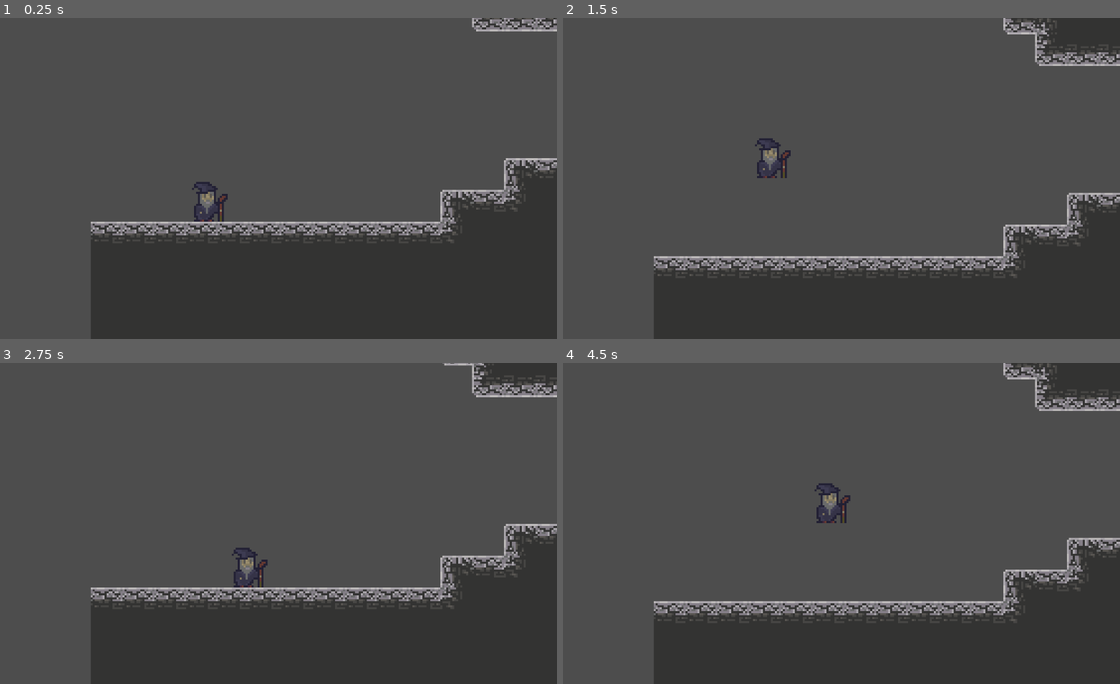
Above: before the commit, frames 1-4 (two rows, left to right).
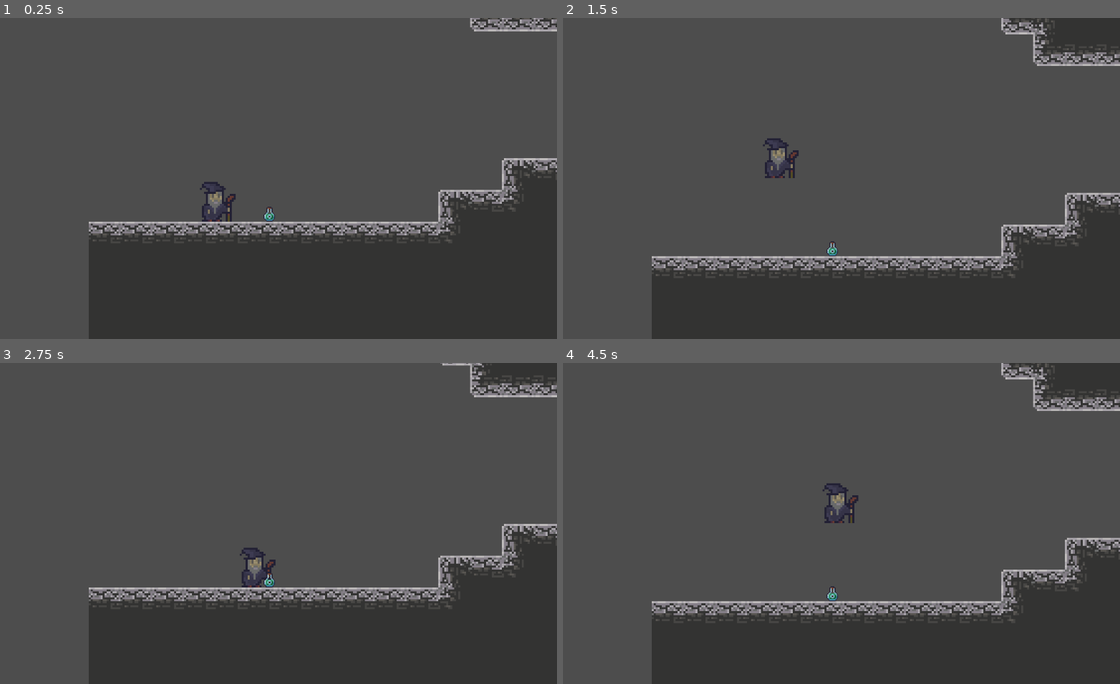
Above: after the commit, the same moments.

Repository: jhyjek/BrewBound
Game: Godot game, scene res://Scenes/testlevel.tscn
Same seed, same stepped clock (60 frames per second), same inputs: the game is played once before the commit and once after it.
Inputs:
- Up to frame 1 (0.25 s): no input
- Up to frame 2 (1.5 s): tap Enter at 0.5 s; tap D (D) at 0.6 s; tap Space (space) at 1.25 s; tap A (A) at 1.35 s
- Up to frame 3 (2.75 s): tap D (D) at 1.55, 2.1 s
- Up to frame 4 (4.5 s): tap Enter at 2.75 s; tap Space (space) at 2.85, 4.25 s; tap D (D) at 3.05, 3.6 s; tap A (A) at 4.35 s

The runs differ from the first frame. In frame 1, 3.0% of the frame differs, in the area x 15-100%, y 0-100%; in frame 2, 3.3%; in frame 3, 3.1%; in frame 4, 3.3%.

Commit message:
potion and dude fixes

Diff:
--- a/Scenes/player.tscn
+++ b/Scenes/player.tscn
@@ -21,5 +21,5 @@
 texture = ExtResource("2_eov1e")
 
 [node name="CollisionShape2D" type="CollisionShape2D" parent="."]
-position = Vector2(-2, 6)
+position = Vector2(2, 6)
 shape = SubResource("RectangleShape2D_1qrjy")
--- a/Scenes/testlevel.tscn
+++ b/Scenes/testlevel.tscn
@@ -1,7 +1,8 @@
-[gd_scene load_steps=5 format=3 uid="uid://djtqgnis6wt27"]
+[gd_scene load_steps=6 format=3 uid="uid://djtqgnis6wt27"]
 
 [ext_resource type="PackedScene" uid="uid://b77xrr0cg6mdt" path="res://Scenes/player.tscn" id="2_4twt1"]
 [ext_resource type="Texture2D" uid="uid://bgk33sny461h1" path="res://Visual media/tileset16.png" id="2_u4al5"]
+[ext_resource type="Texture2D" uid="uid://bicutp7470w5r" path="res://Visual media/Sprite-0002.png" id="3_ql1om"]
 
 [sub_resource type="TileSetAtlasSource" id="TileSetAtlasSource_wq7lc"]
 texture = ExtResource("2_u4al5")
@@ -71,4 +72,10 @@
 layer_0/tile_data = PackedInt32Array(65480, 1703937, 30, 65481, 1703937, 30, 65482, 1703937, 30, 65483, 1703937, 30, 65 …(13548 unchanged characters)…
 
 [node name="CharacterBody2D" parent="." instance=ExtResource("2_4twt1")]
-position = Vector2(-834, -38)
+position = Vector2(-833, -38)
+
+[node name="Sprite-0002" type="Sprite2D" parent="."]
+texture_filter = 1
+position = Vector2(-805, -4)
+scale = Vector2(0.483, 0.5)
+texture = ExtResource("3_ql1om")
Binary file added: Visual media/Sprite-0002.png
Not shown, added: Visual media/Sprite-0002.png.import
Binary file changed: Visual media/Spritewizardbase.png
